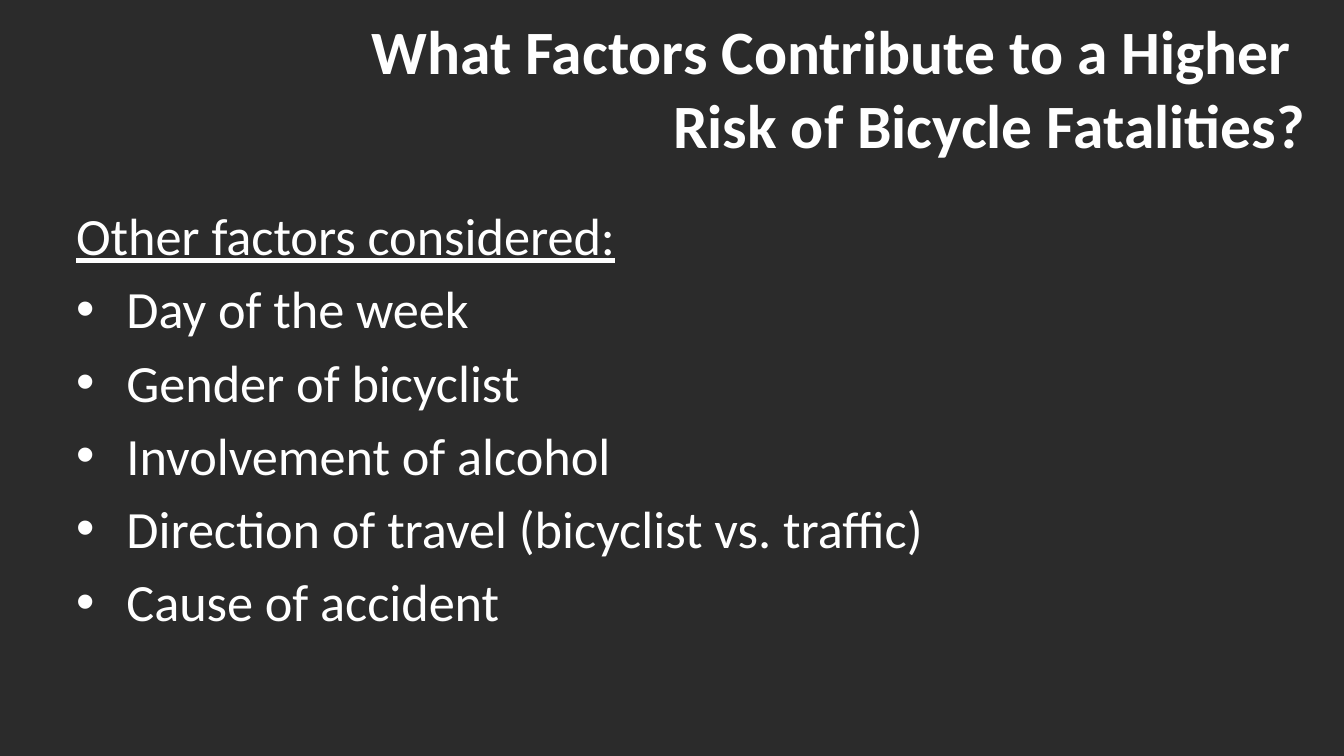
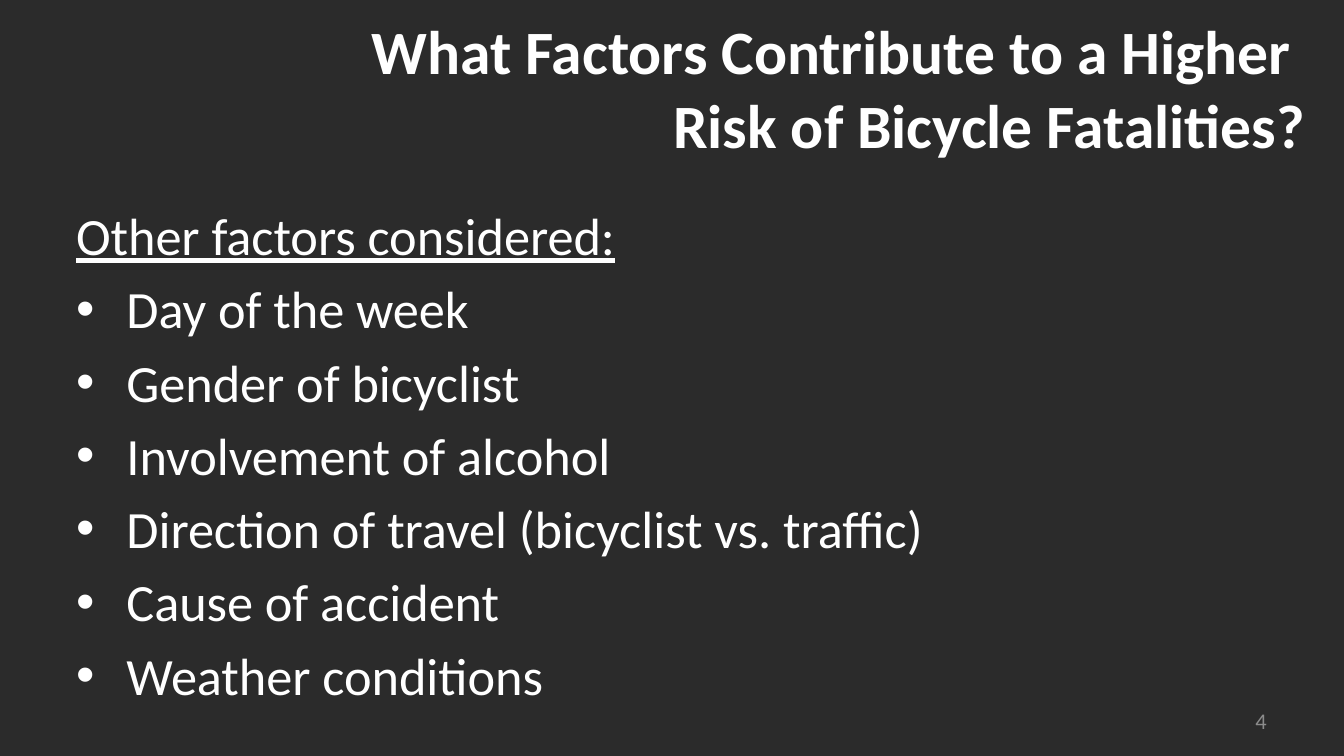
Before and after one commit to madams11/DataR-Project, a slide deck: slide 4 of US Bicycle Fatalities_Group 4.pptx. Drawn at 1344x756 pixels with LibreOffice and Linux fonts; fonts in the diff are those of the drawing; background and template pictures are left out; a plain dark background stands for a picture behind light text. Boxes give left, top, right and bottom in pixels: in the first picture for what was removed or moved away, otherwise in the second. Text is boxed around its words. In the diff, an @@ line names an element or a change of style, - is before the commit and + after.

```diff
--- a/US Bicycle Fatalities_Group 4.pptx
+++ b/US Bicycle Fatalities_Group 4.pptx
@@ text at (x1=126, y1=658, x2=543, y2=696): paragraph added @@
+• Weather conditions
@@ page number added at (x1=1255, y1=715, x2=1266, y2=729), 16 pt, text #8C8C8C @@
+4
```
Also in this commit, not shown: 7 other slides changed, 3 slides added, 1 slide removed, 1 other file.
